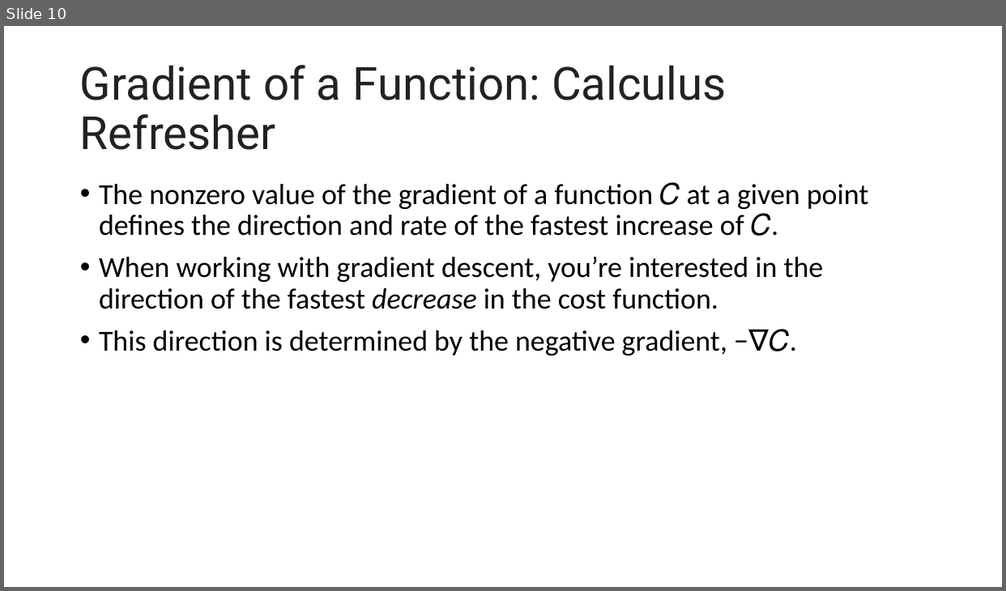
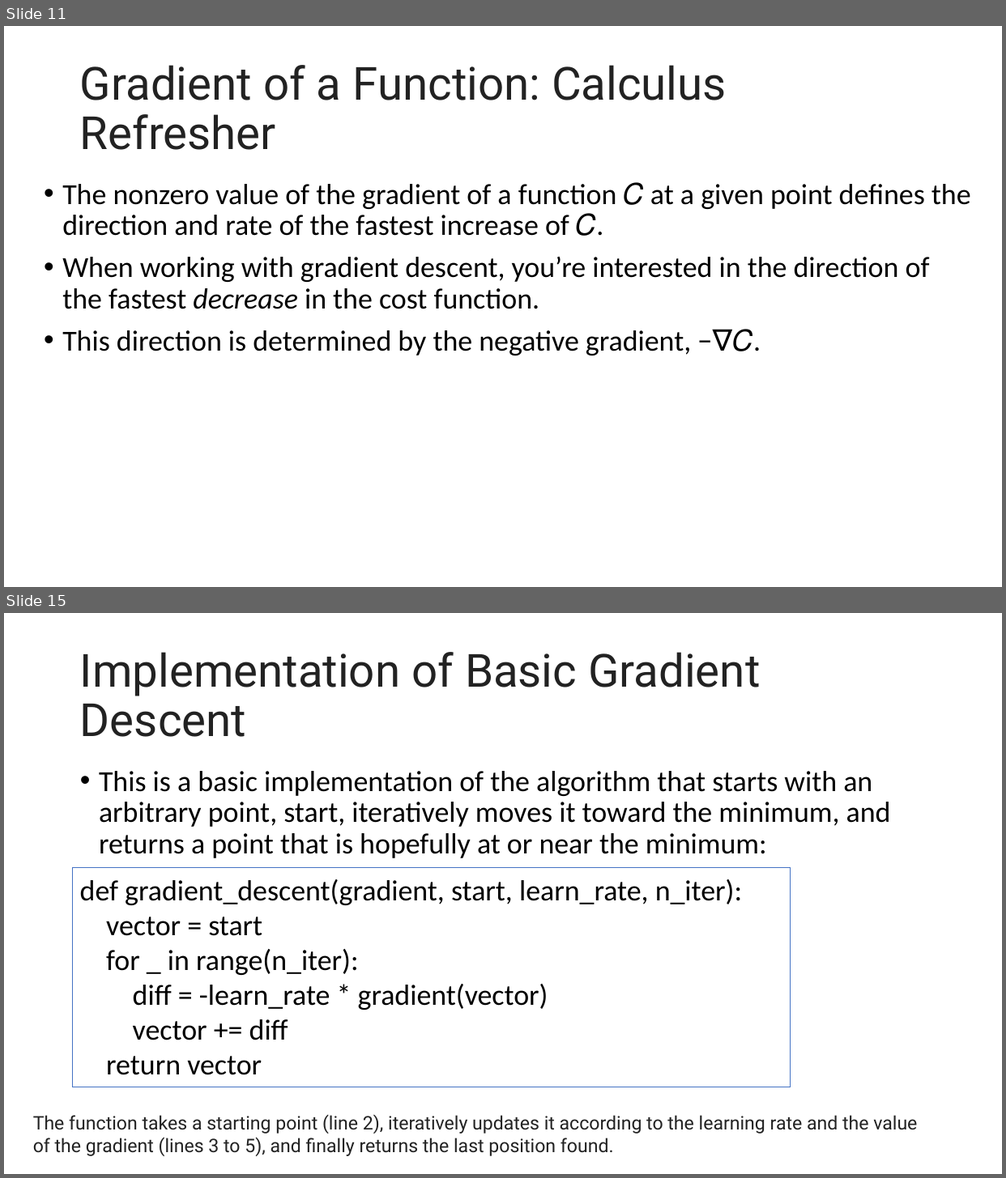
Before and after one commit to motazsaad/Math-Statistics-DataScience, a slide deck: slides/Stochastic Gradient Descent Algorithm.pptx. Shown one above the other, each under a label of ours: slide 10 before the commit, slides 11 and 15 after it; the slides between them are not shown. The pictures are 1006x591 and 1006x1178 pixels, drawn with LibreOffice and Linux fonts; fonts in the diff are those of the drawing. Boxes give left, top, right and bottom in pixels: in the first picture for what was removed or moved away, otherwise in the second. Text is boxed around its words. In the diff, an @@ line names an element or a change of style, - is before the commit and + after.

```diff
--- a/slides/Stochastic Gradient Descent Algorithm.pptx
+++ b/slides/Stochastic Gradient Descent Algorithm.pptx
@@ slide 15 added at [4, 613, 1002, 1174], background #FFFFFF @@
@@ title added at [80, 652, 760, 737], 44 pt, text #222222 @@
+Implementation of Basic Gradient Descent
@@ text added at [99, 771, 891, 858], 28 pt, text #000000 @@
+• This is a basic implementation of the algorithm that starts with an arbitrary point, start, iteratively moves it toward the minimum, and returns a point that is hopefully at or near the minimum:
@@ rectangle added at [73, 868, 791, 1088], outline #4472C4 0.75 pt, 28 pt, text #000000 @@
+def gradient_descent(gradient, start, learn_rate, n_iter):
+vector = start
+for _ in range(n_iter):
+diff = -learn_rate * gradient(vector)
+vector += diff
+return vector
@@ text added at [33, 1114, 917, 1157], 18 pt, text #222222 @@
+The function takes a starting point (line 2), iteratively updates it according to the learning rate and the value of the gradient (lines 3 to 5), and finally returns the last position found.
@@ what was slide 10 is now slide 11 @@
@@ slide 11 changed as well @@
@@ text "The nonzero value of the ..." rewrapped from [99, 182, 868, 356] to [62, 182, 971, 356] @@
```
Also in this commit, not shown: 7 other slides changed, 27 other slides added, 1 other file.
